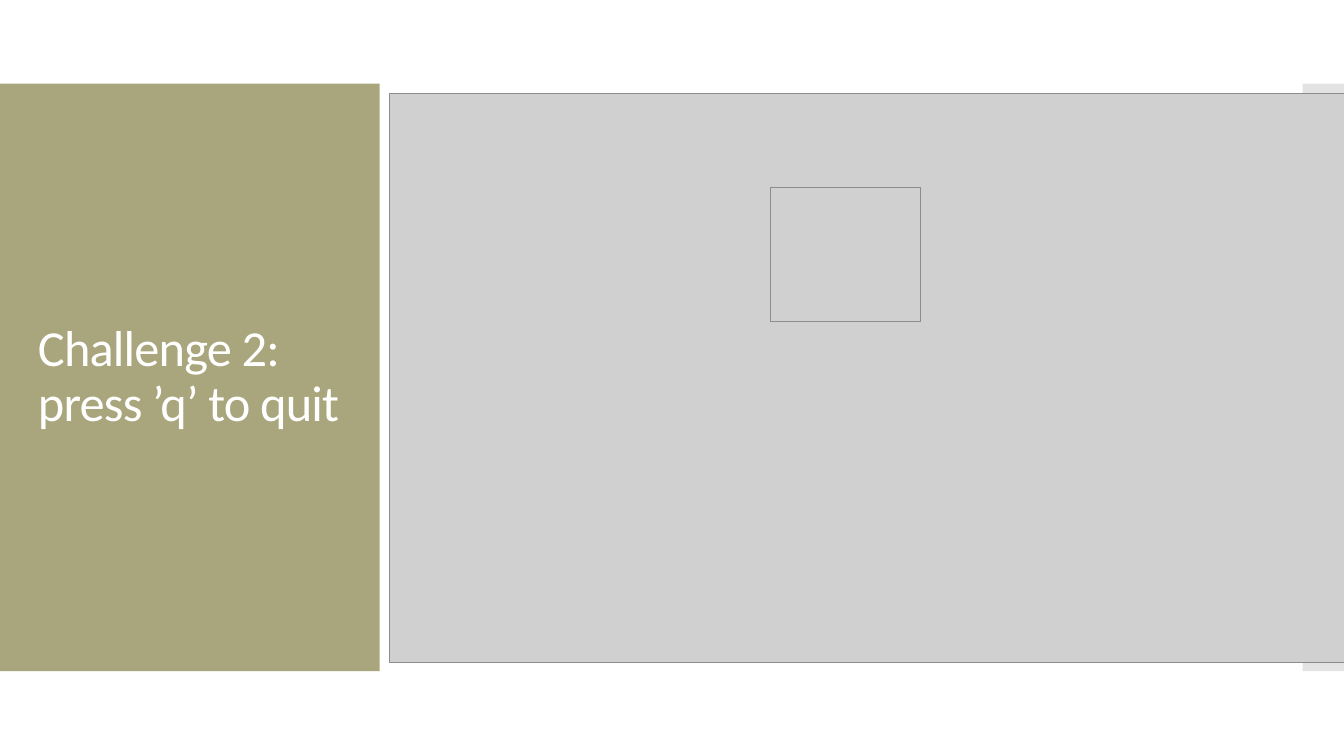
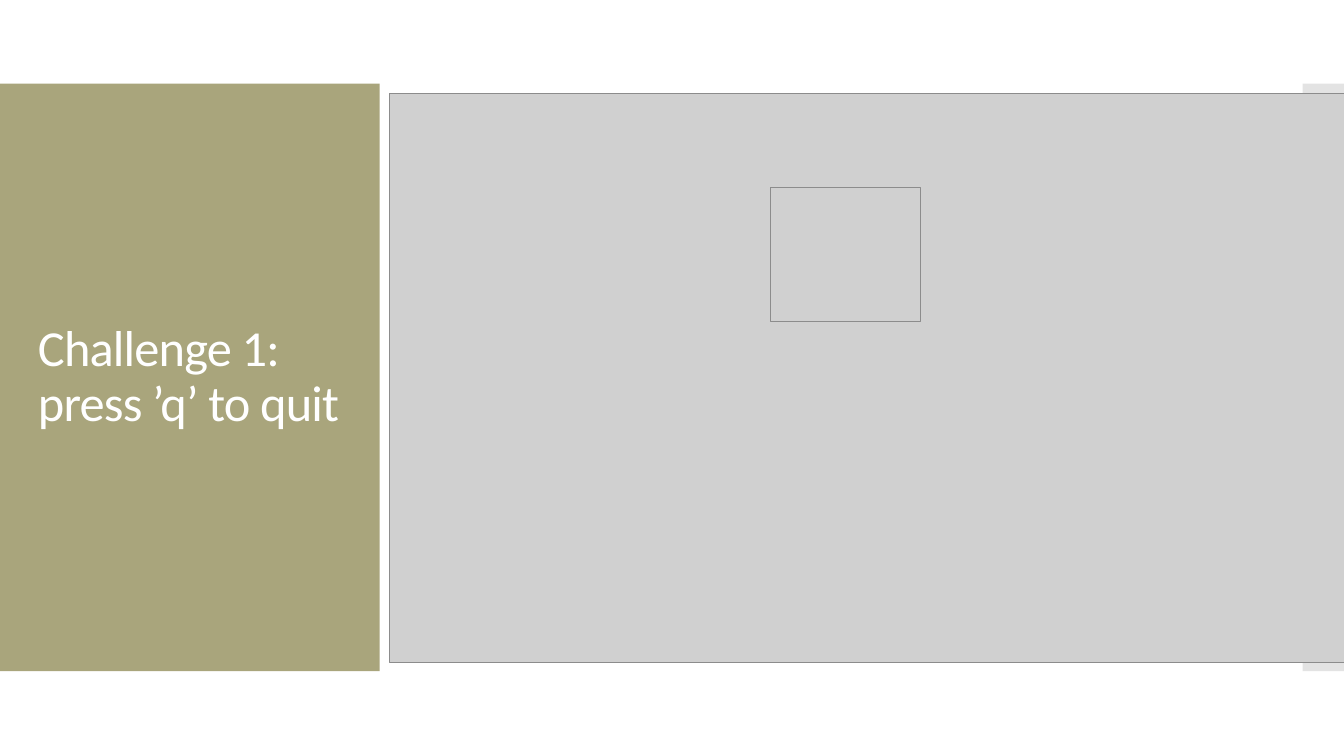
Before and after one commit to amosca01/CAIS117-S24, a slide deck: slide 17 of slides/26-interaction.pptx (slide 18 before the commit). Drawn at 1344x756 pixels with LibreOffice and Linux fonts; fonts in the diff are those of the drawing; grey boxes stand for pictures. Boxes give left, top, right and bottom in pixels: in the first picture for what was removed or moved away, otherwise in the second. Text is boxed around its words. In the diff, an @@ line names an element or a change of style, - is before the commit and + after.

```diff
--- a/slides/26-interaction.pptx
+++ b/slides/26-interaction.pptx
@@ title at (x1=38, y1=331, x2=339, y2=429): text changed @@
-Challenge 2: press ’q’ to quit
+Challenge 1: press ’q’ to quit
```
Also in this commit, not shown: 2 other slides changed, 1 slide added, 6 other files.
